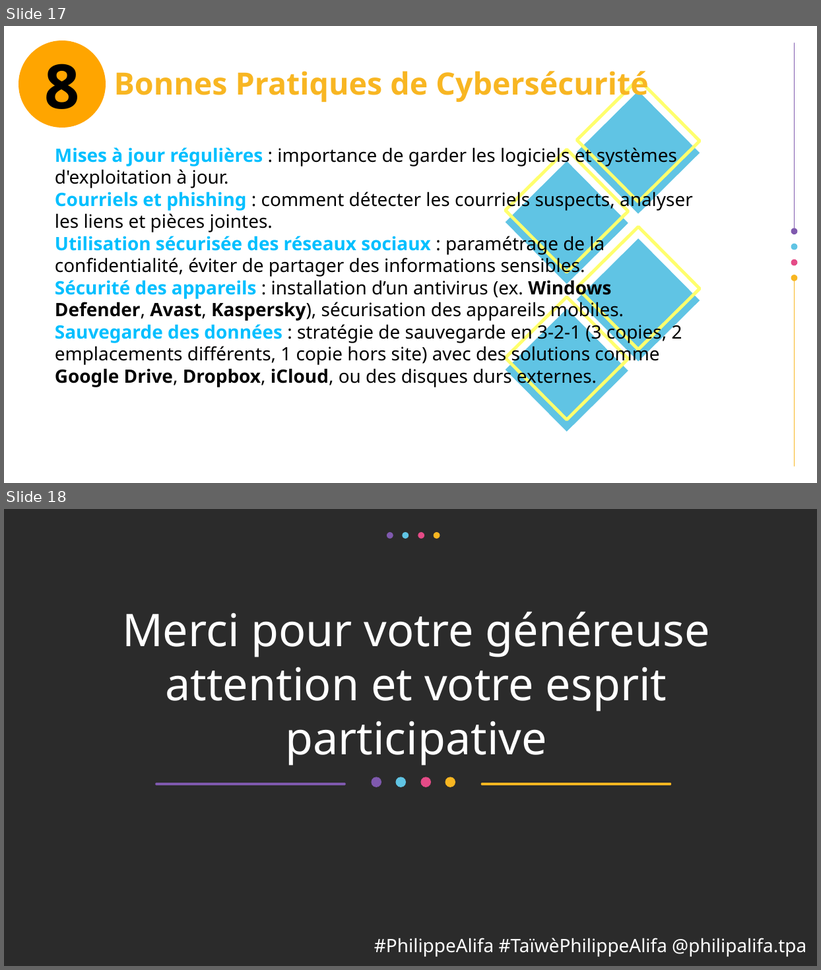
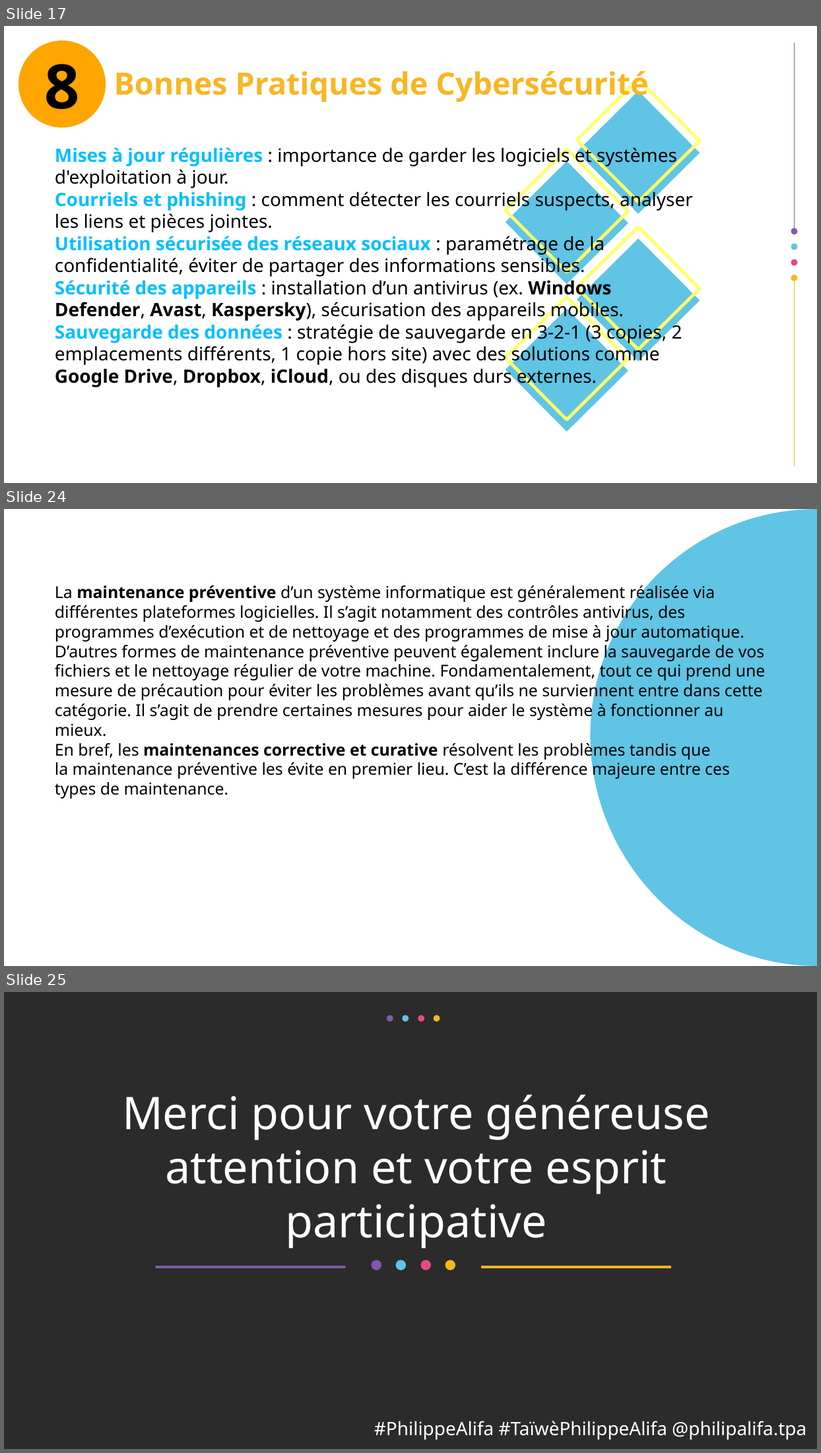
Before and after one commit to alifa-ing/monportfolio-github, a slide deck: Formation en Cybersecurite.odp. Shown one above the other, each under a label of ours: slides 17 and 18 before the commit, slides 17, 24 and 25 after it; the slides between them are not shown. The pictures are 821x970 and 821x1453 pixels, drawn with LibreOffice and Linux fonts; fonts in the diff are those of the drawing; background and template pictures are left out; a plain dark background stands for a picture behind light text. Boxes give left, top, right and bottom in pixels: in the first picture for what was removed or moved away, otherwise in the second. Text is boxed around its words. In the diff, an @@ line names an element or a change of style, - is before the commit and + after.

```diff
--- a/Formation en Cybersecurite.odp
+++ b/Formation en Cybersecurite.odp
@@ slide 24 added at (x1=4, y1=509, x2=817, y2=966), background #FFFFFF @@
@@ freeform shape added at (x1=591, y1=509, x2=817, y2=966), fill #60C4E4 @@
@@ text added at (x1=55, y1=583, x2=766, y2=799), 16 pt, text #000000 @@
+La maintenance préventive d’un système informatique est généralement réalisée via différentes plateformes logicielles. Il s’agit notamment des contrôles antivirus, des programmes d’exécution et de nettoyage et des programmes de mise à jour automatique.
+D’autres formes de maintenance préventive peuvent également inclure la sauvegarde de vos fichiers et le nettoyage régulier de votre machine. Fondamentalement, tout ce qui prend une mesure de précaution pour éviter les problèmes avant qu’ils ne surviennent entre dans cette catégorie. Il s’agit de prendre certaines mesures pour aider le système à fonctionner au mieux.
+En bref, les maintenances corrective et curative résolvent les problèmes tandis que la maintenance préventive les évite en premier lieu. C’est la différence majeure entre ces types de maintenance.
@@ what was slide 18 is now slide 25 @@
```
Also in this commit, not shown: 1 slide changed, 6 other slides added.
